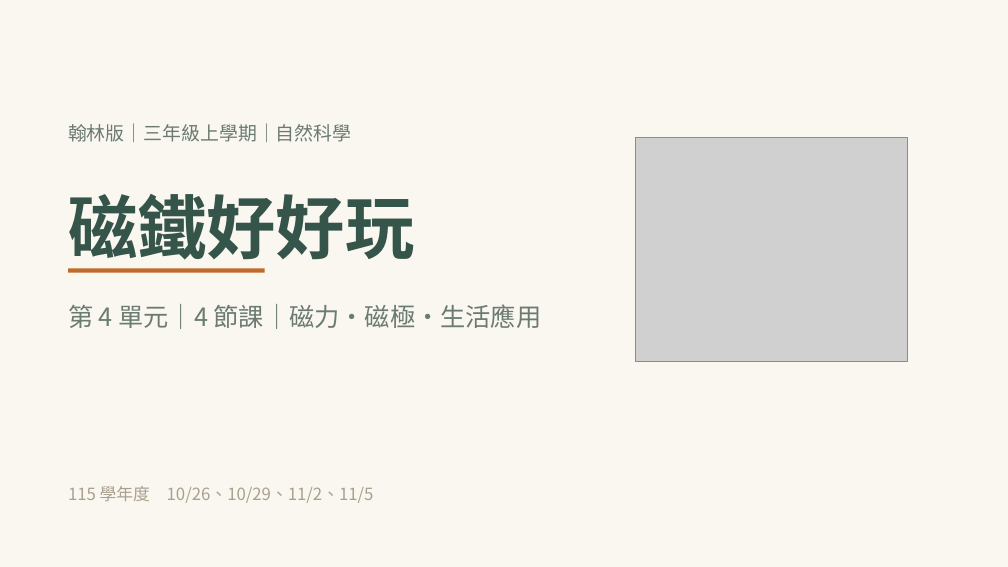
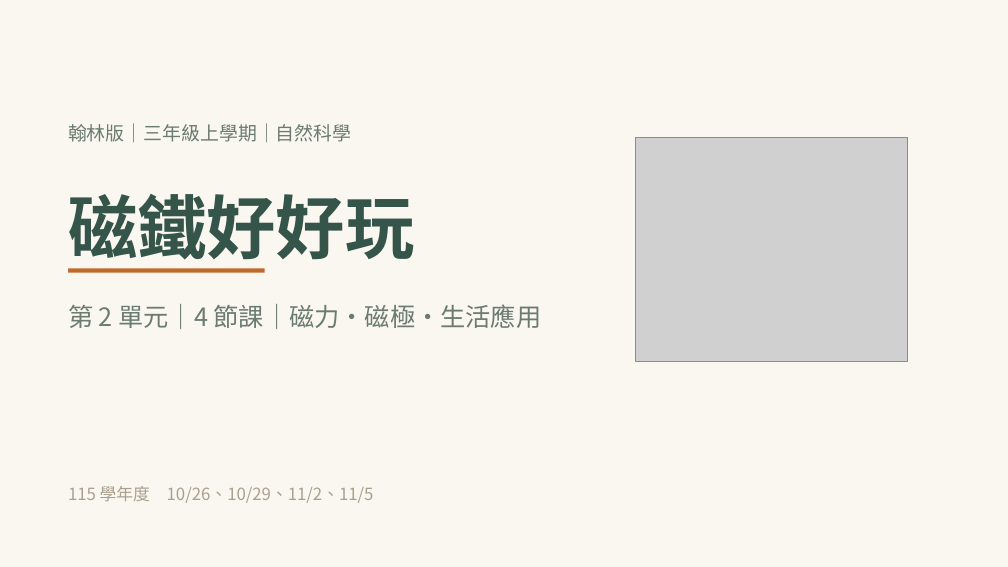
Before and after one commit to rayilin/magnets-fun, a slide deck: slide 1 of 教學網頁/downloads/磁鐵好好玩_教學簡報.pptx. Drawn at 1008x567 pixels with LibreOffice and Linux fonts; fonts in the diff are those of the drawing; grey boxes stand for pictures. Boxes give left, top, right and bottom in pixels: in the first picture for what was removed or moved away, otherwise in the second. Text is boxed around its words. In the diff, an @@ line names an element or a change of style, - is before the commit and + after.

Commit message:
修正：單元編號改為第 2 單元（翰林三上第 2 單元，素材庫亦為 02 開頭）
- 教案、簡報 24 頁、學習單 2 份、測驗卷、教學網頁全部同步
- 小節代碼 4-1／4-2／4-3 → 2-1／2-2／2-3
- 對戰伺服器標題改為磁鐵知識王

```diff
--- a/教學網頁/downloads/磁鐵好好玩_教學簡報.pptx
+++ b/教學網頁/downloads/磁鐵好好玩_教學簡報.pptx
@@ text at box(68, 304, 542, 329): text changed @@
-第 4 單元｜4 節課｜磁力・磁極・生活應用
+第 2 單元｜4 節課｜磁力・磁極・生活應用
```
Also in this commit, not shown: 23 other slides changed, 40 other files.
